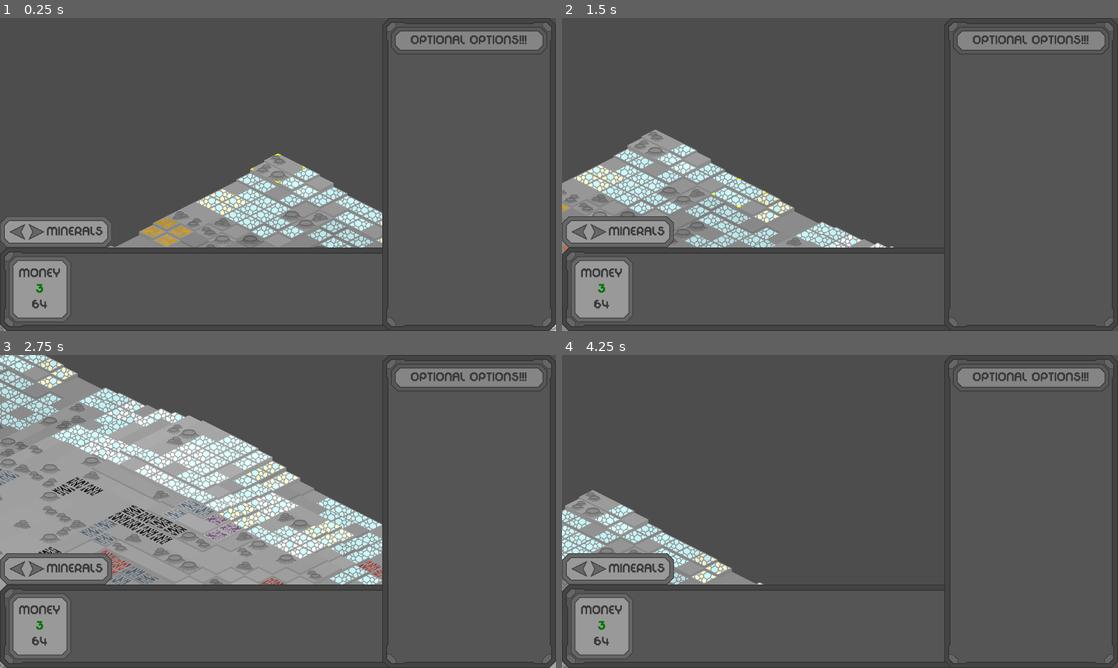
Above: before the commit, frames 1-4 (two rows, left to right).
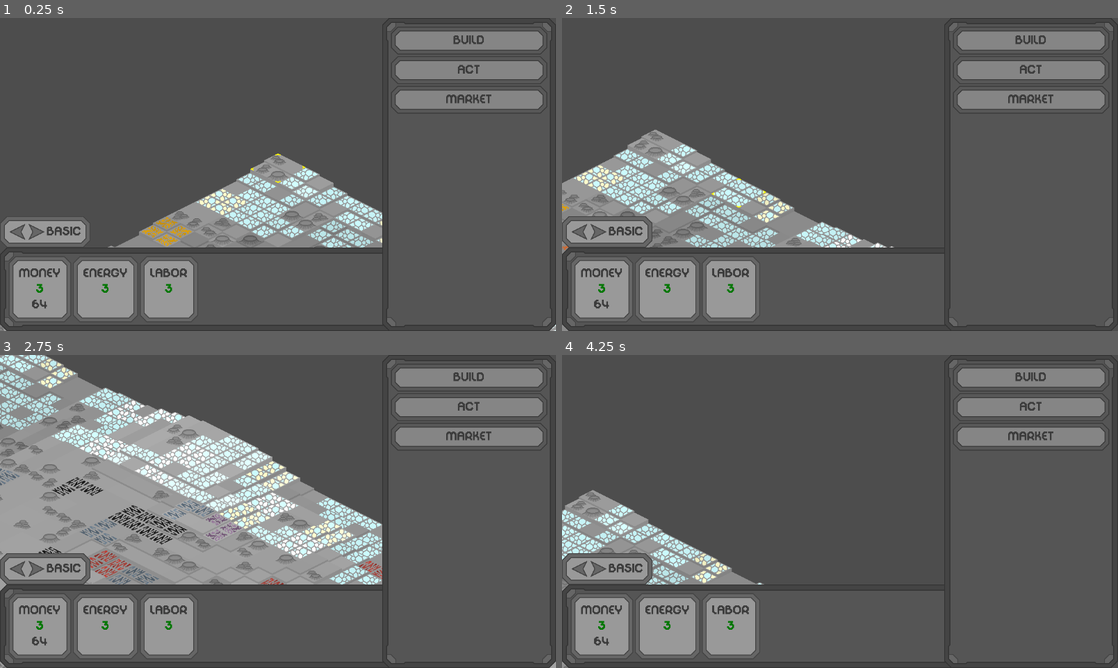
Above: after the commit, the same moments.

Repository: scoopish102/Pebble-In-The-Sky
Game: Godot game, scene res://scenes/world.tscn
Two runs of this game, one before a commit and one after it. Both use one fixed random seed, a clock stepped at 60 frames per second and the inputs below.
Inputs (mouse positions are in pixels of both pictures, inside the frame that each line leads up to):
- Up to frame 1 (0.25 s): no input
- Up to frame 2 (1.5 s): tap Enter at 0.5 s; move the mouse to (962, 158) at 0.52 s; hold Right (ui_right) 0.53-1.28 s; move the mouse to (728, 190) at 1.27 s; hold Down (ui_down) from 1.28 s (still down)
- Up to frame 3 (2.75 s): move the mouse to (333, 442) at 2.02 s; release Down (ui_down) at 2.03 s; hold Right (ui_right) from 2.03 s (still down)
- Up to frame 4 (4.25 s): move the mouse to (812, 574) at 2.77 s; release Right (ui_right) at 2.78 s; hold Up (ui_up) 2.78-3.53 s; move the mouse to (1006, 558) at 3.52 s; hold Left (ui_left) from 3.53 s (still down)

The runs differ from the first frame. In frame 1, 7.4% of the frame differs, in the area x 8-99%, y 5-96%; in frame 2, 7.4%; in frame 3, 7.4%; in frame 4, 7.5%.
Error before the commit: Parse Error: Cannot find member "FACTORY" in base "global.gd.BUILDING". (res://scripts/ui.gd:92)

Commit message:
preparing the parrybar

Diff:
--- a/scripts/ui.gd
+++ b/scripts/ui.gd
@@ -89,7 +89,7 @@
 			createBuildingOption(Global.BUILDING.CITY)
 			backOption(SidebarOption.TYPE.BUILD)
 		SidebarOption.TYPE.PRODUCTION:
-			createBuildingOption(Global.BUILDING.FACTORY)
+			createBuildingOption(Global.BUILDING.STEEL_MILL)
 			backOption(SidebarOption.TYPE.BUILD)
 
 func askConfirmation(option : SidebarOption.TYPE, building):
Not shown, added: scenes/wor9EBC.tmp
